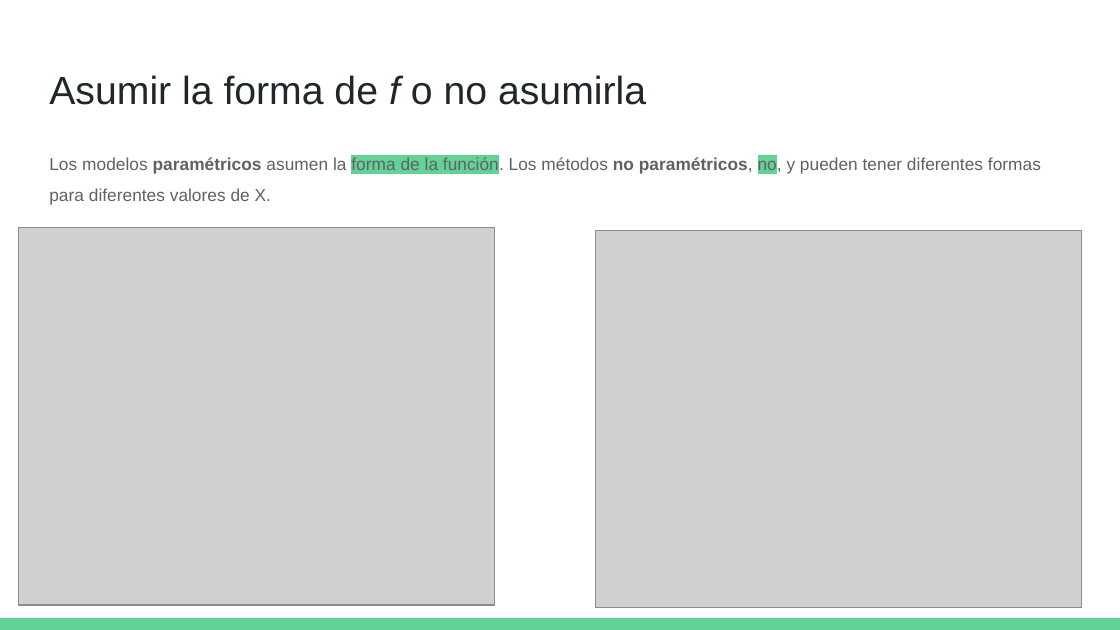
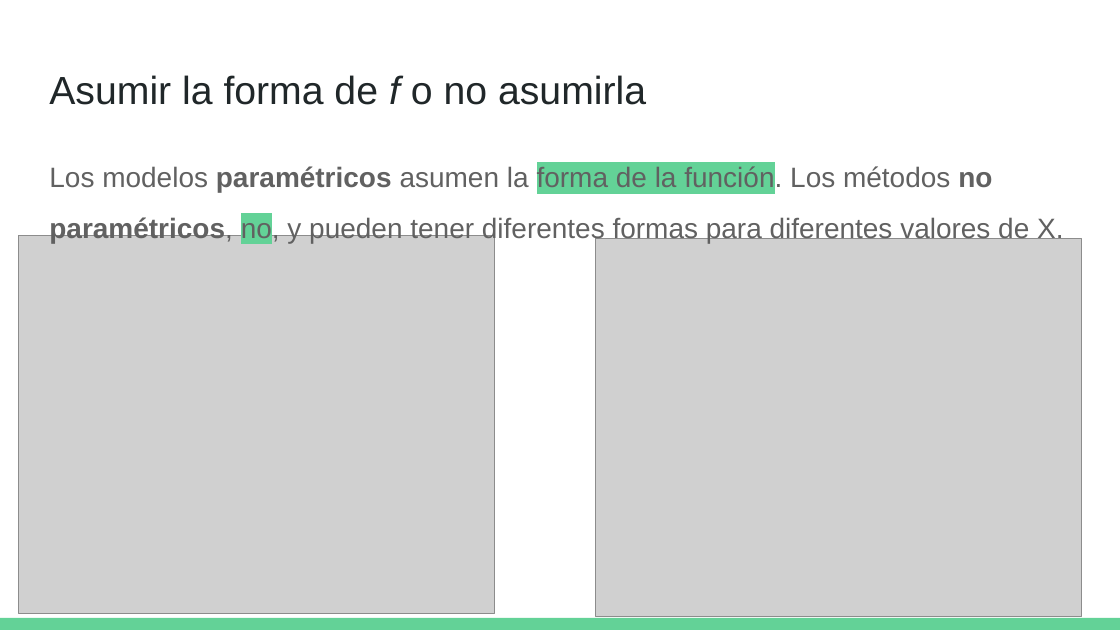
Before and after one commit to DCSCyHD/2023_modulo_3, a slide deck: slide 25 of clase1/teorica_1.pptx. Drawn at 1120x630 pixels with LibreOffice and Linux fonts; fonts in the diff are those of the drawing; grey boxes stand for pictures. Boxes give left, top, right and bottom in pixels: in the first picture for what was removed or moved away, otherwise in the second. Text is boxed around its words. In the diff, an @@ line names an element or a change of style, - is before the commit and + after.

```diff
--- a/clase1/teorica_1.pptx
+++ b/clase1/teorica_1.pptx
@@ text "Los modelos paramétricos asumen la ..." at (49, 165, 1063, 243): size 11.1 to 18 pt @@
@@ picture: place and size @@
-picture at (19, 227, 495, 605)
+picture at (19, 235, 495, 613)
@@ picture: place and size @@
-picture at (596, 230, 1082, 607)
+picture at (596, 239, 1082, 616)
```
Also in this commit, not shown: 15 other slides changed.
